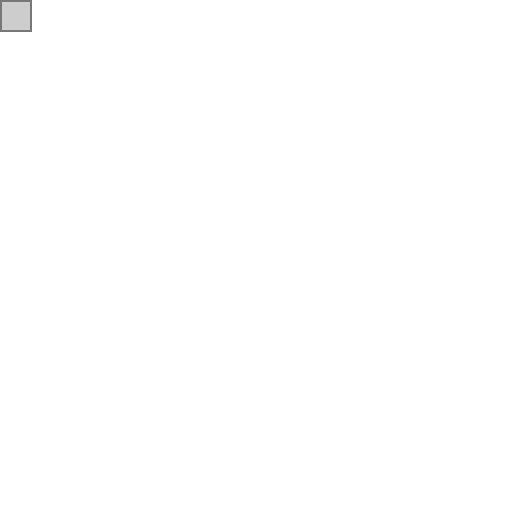
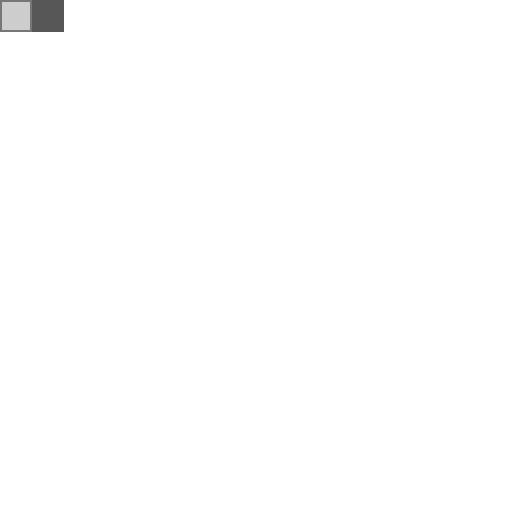
Two versions of the same layered image (512x512). Layer-by-layer changes:
painted on "Layer" over box(32, 0, 64, 32)
